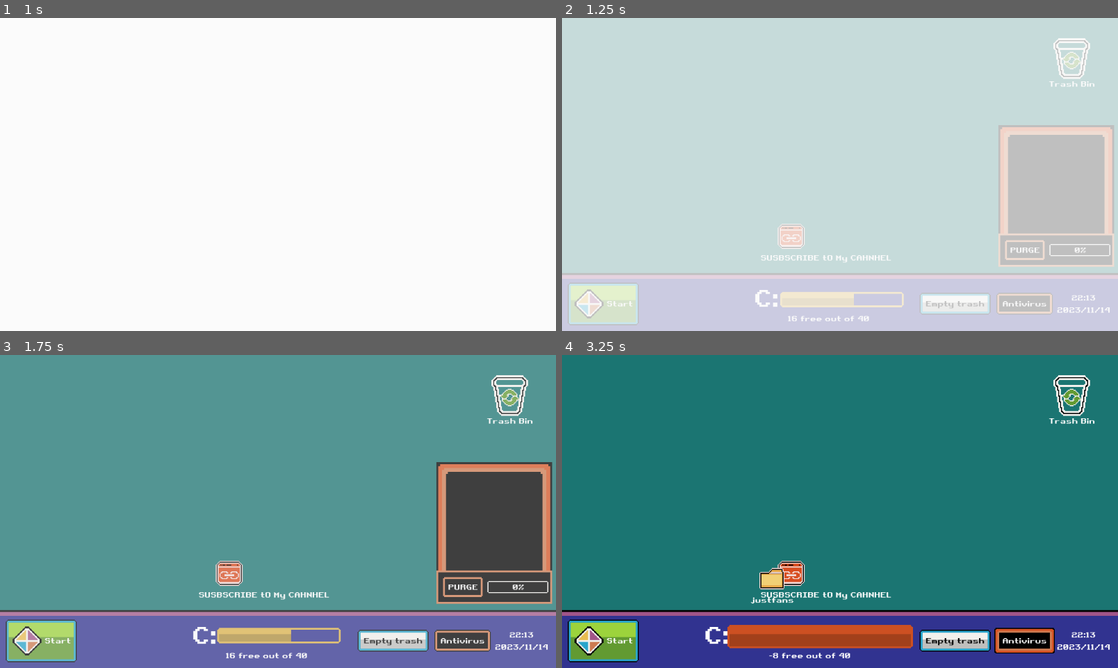
Above: before the commit, frames 1-4 (two rows, left to right).
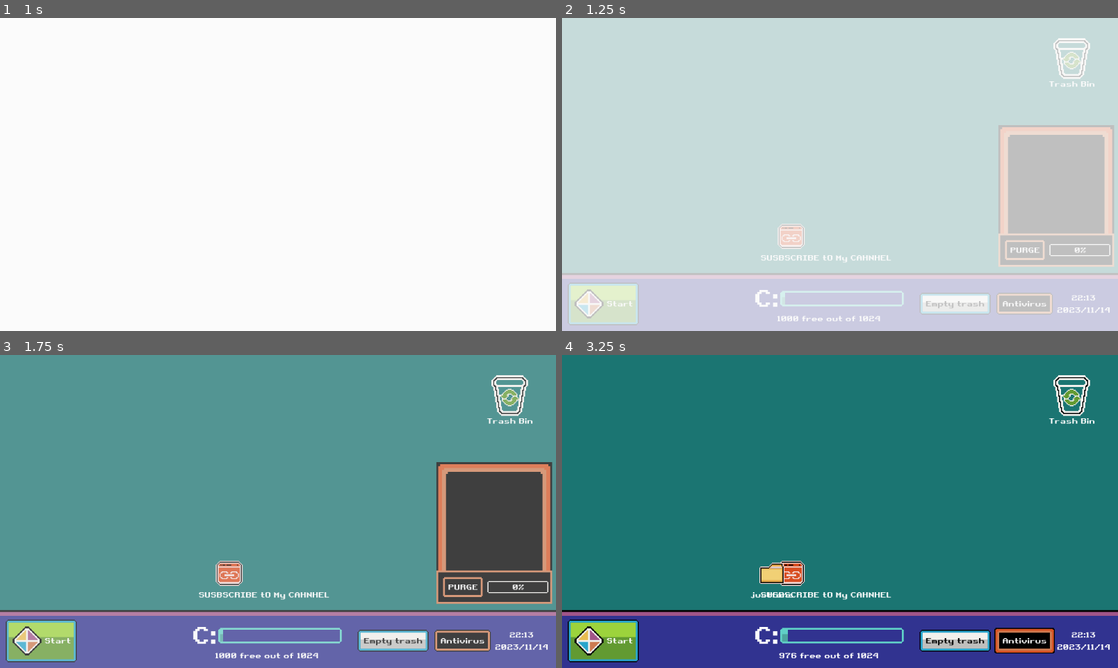
Above: after the commit, the same moments.

Repository: VileOar/ludum-dare-54
Game: Godot game, scene res://scenes/main.tscn
Two runs of this game, one before a commit and one after it. Both use one fixed random seed, a clock stepped at 60 frames per second and the inputs below. This scene is started directly instead of the project's main scene. Sound files missing from this copy of the repository are replaced by a short silence.
Inputs:
- Up to frame 1 (1 s): click "Start" at 0.5 s
- Up to frame 2 (1.25 s): no input
- Up to frame 3 (1.75 s): click "Start" at 1.25 s
- Up to frame 4 (3.25 s): click "Empty trash" at 2 s; click "Antivirus" at 2.75 s

Frame 1 is identical in both runs. In frame 2, 1.0% of the frame differs, in the area x 38-62%, y 87-97%; in frame 3, 1.0%; in frame 4, 3.2%, in the area x 25-64%, y 66-97%.

Commit message:
hotfix

Diff:
--- a/scenes/files/trash_bin.tscn
+++ b/scenes/files/trash_bin.tscn
@@ -24,30 +24,30 @@
 volume_db = -10.0
 bus = &"SFX"
 
-[node name="FileIcon" parent="." index="2"]
+[node name="FileIcon" parent="." index="3"]
 animation = &"trash_bin_empty"
 
-[node name="Label" parent="." index="4"]
+[node name="Area2D" type="Area2D" parent="." index="5"]
+
+[node name="CollisionShape2D" type="CollisionShape2D" parent="Area2D" index="0"]
+shape = SubResource("RectangleShape2D_dcycp")
+
+[node name="Label" parent="." index="6"]
 offset_top = 40.0
 offset_right = 64.0
 offset_bottom = 66.0
 theme_override_fonts/font = ExtResource("3_okt75")
 text = "Trash Bin"
 
-[node name="Area2D" type="Area2D" parent="." index="5"]
+[node name="DeletingTime" type="Timer" parent="." index="8"]
+one_shot = true
 
-[node name="CollisionShape2D" type="CollisionShape2D" parent="Area2D" index="0"]
-shape = SubResource("RectangleShape2D_dcycp")
-
-[node name="PanelContainer" parent="." index="7"]
+[node name="PanelContainer" parent="." index="9"]
 custom_minimum_size = Vector2(96, 96)
 offset_left = -32.0
 offset_top = -32.0
 offset_right = 32.0
 offset_bottom = 32.0
 
-[node name="DeletingTime" type="Timer" parent="." index="8"]
-one_shot = true
-
 [connection signal="mouse_entered" from="Area2D" to="." method="_on_area_2d_mouse_entered"]
 [connection signal="mouse_exited" from="Area2D" to="." method="_on_area_2d_mouse_exited"]
--- a/scenes/main.tscn
+++ b/scenes/main.tscn
@@ -1,11 +1,10 @@
-[gd_scene load_steps=10 format=3 uid="uid://dbv62ldbf64mb"]
+[gd_scene load_steps=9 format=3 uid="uid://dbv62ldbf64mb"]
 
 [ext_resource type="PackedScene" uid="uid://bj5y314d3ssba" path="res://scenes/spawner.tscn" id="1_5sg88"]
 [ext_resource type="Script" path="res://scripts/main.gd" id="1_veabf"]
 [ext_resource type="Script" path="res://scripts/systems/disk_space_manager.gd" id="2_8ua7v"]
 [ext_resource type="PackedScene" uid="uid://crlkuni2202pw" path="res://scenes/desktop.tscn" id="2_jclm6"]
 [ext_resource type="PackedScene" uid="uid://dqj0l6kf7kjjl" path="res://scenes/audio/game_audio.tscn" id="3_n2vht"]
-[ext_resource type="Script" path="res://scripts/audio/game_audio.gd" id="4_e7hlq"]
 [ext_resource type="PackedScene" uid="uid://di25hfxjvfugn" path="res://scenes/ui/toolbar.tscn" id="4_gx0xd"]
 
 [sub_resource type="Animation" id="Animation_an2fa"]
@@ -51,10 +50,9 @@
 [node name="ColorRect" type="ColorRect" parent="CanvasLayer"]
 offset_right = 1160.0
 offset_bottom = 656.0
-color = Color(0.915294, 0.915294, 0.915294, 0.1)
+color = Color(0, 0, 0, 1)
 
 [node name="GameAudio" parent="." instance=ExtResource("3_n2vht")]
-script = ExtResource("4_e7hlq")
 
 [node name="Spawner" parent="." instance=ExtResource("1_5sg88")]
 
--- a/scenes/ui/disk_space_bar.tscn
+++ b/scenes/ui/disk_space_bar.tscn
@@ -2,6 +2,33 @@
 
 [ext_resource type="Script" path="res://scripts/ui/disk_space_bar.gd" id="1_mwvhy"]
 [ext_resource type="PackedScene" uid="uid://phejbovpdls7" path="res://scenes/ui/boom_anim.tscn" id="2_2bpjc"]
+
+[sub_resource type="Animation" id="Animation_vfn2l"]
+length = 0.001
+tracks/0/type = "value"
+tracks/0/imported = false
+tracks/0/enabled = true
+tracks/0/path = NodePath("DiskSpaceBar:modulate")
+tracks/0/interp = 1
+tracks/0/loop_wrap = true
+tracks/0/keys = {
+"times": PackedFloat32Array(0),
+"transitions": PackedFloat32Array(1),
+"update": 0,
+"values": [Color(1, 1, 1, 1)]
+}
+tracks/1/type = "value"
+tracks/1/imported = false
+tracks/1/enabled = true
+tracks/1/path = NodePath("DiskSpaceBar:visible")
+tracks/1/interp = 1
+tracks/1/loop_wrap = true
+tracks/1/keys = {
+"times": PackedFloat32Array(0),
+"transitions": PackedFloat32Array(1),
+"update": 1,
+"values": [true]
+}
 
 [sub_resource type="Animation" id="Animation_nu5ym"]
 resource_name = "game_over"
@@ -74,33 +101,6 @@
 "values": [true, false]
 }
 
-[sub_resource type="Animation" id="Animation_vfn2l"]
-length = 0.001
-tracks/0/type = "value"
-tracks/0/imported = false
-tracks/0/enabled = true
-tracks/0/path = NodePath("DiskSpaceBar:modulate")
-tracks/0/interp = 1
-tracks/0/loop_wrap = true
-tracks/0/keys = {
-"times": PackedFloat32Array(0),
-"transitions": PackedFloat32Array(1),
-"update": 0,
-"values": [Color(1, 1, 1, 1)]
-}
-tracks/1/type = "value"
-tracks/1/imported = false
-tracks/1/enabled = true
-tracks/1/path = NodePath("DiskSpaceBar:visible")
-tracks/1/interp = 1
-tracks/1/loop_wrap = true
-tracks/1/keys = {
-"times": PackedFloat32Array(0),
-"transitions": PackedFloat32Array(1),
-"update": 1,
-"values": [true]
-}
-
 [sub_resource type="AnimationLibrary" id="AnimationLibrary_053hy"]
 _data = {
 "RESET": SubResource("Animation_vfn2l"),
--- a/scripts/autoloads/global.gd
+++ b/scripts/autoloads/global.gd
@@ -128,7 +128,7 @@
 const CORRUPTED_COLOUR = Color(1, 0.9, 0.9, 1)
 
 ## max disk space (could be altered by powerups)
-const MAX_DISK_SPACE = 40
+const MAX_DISK_SPACE = 1024
 ## not actually a limit for the trash bin itself but for its delay
 const MAX_TRASH_SPACE = 512
 ## WARNING FOR ALMOST FULL DISK SPACE
--- a/scripts/ui/disk_space_bar.gd
+++ b/scripts/ui/disk_space_bar.gd
@@ -38,7 +38,6 @@
 	boom_anim.position.y = randf_range(position.y, position.x + size.y)
 	boom_anim.process_mode = Node.PROCESS_MODE_ALWAYS
 	add_child(boom_anim)
-	print("boom")
 
 
 func play_game_over_anim():
Not shown: 1 places in scenes/main_menu.tscn that only renumber resources
Not shown: 1 places in scenes/ui/toolbar.tscn that only renumber resources
